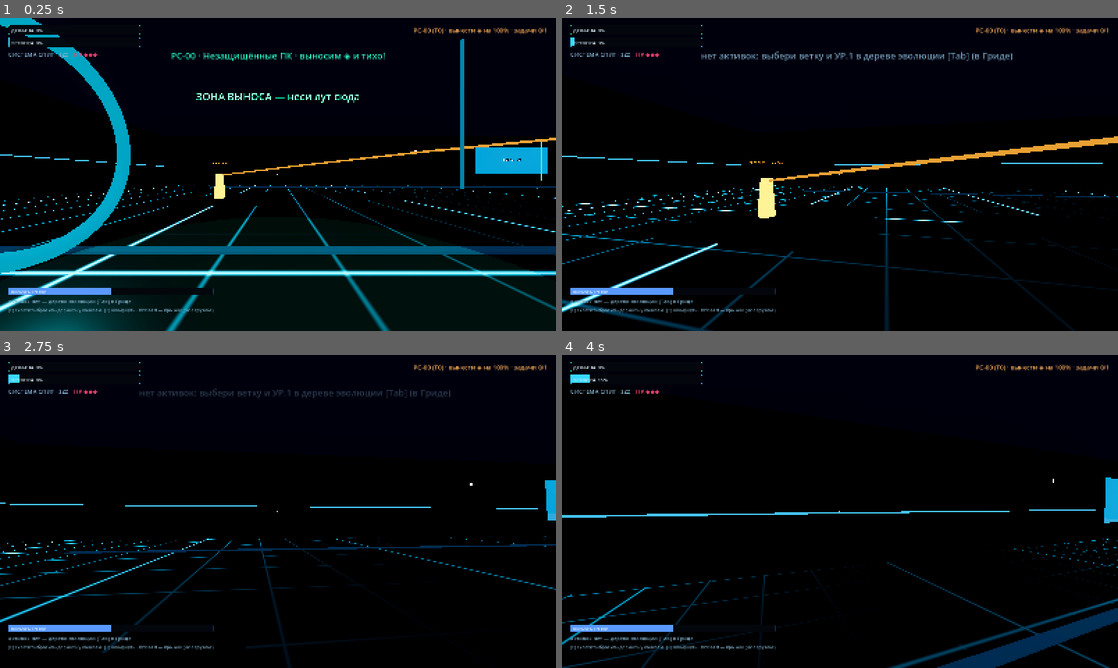
Above: before the commit, frames 1-4 (two rows, left to right).
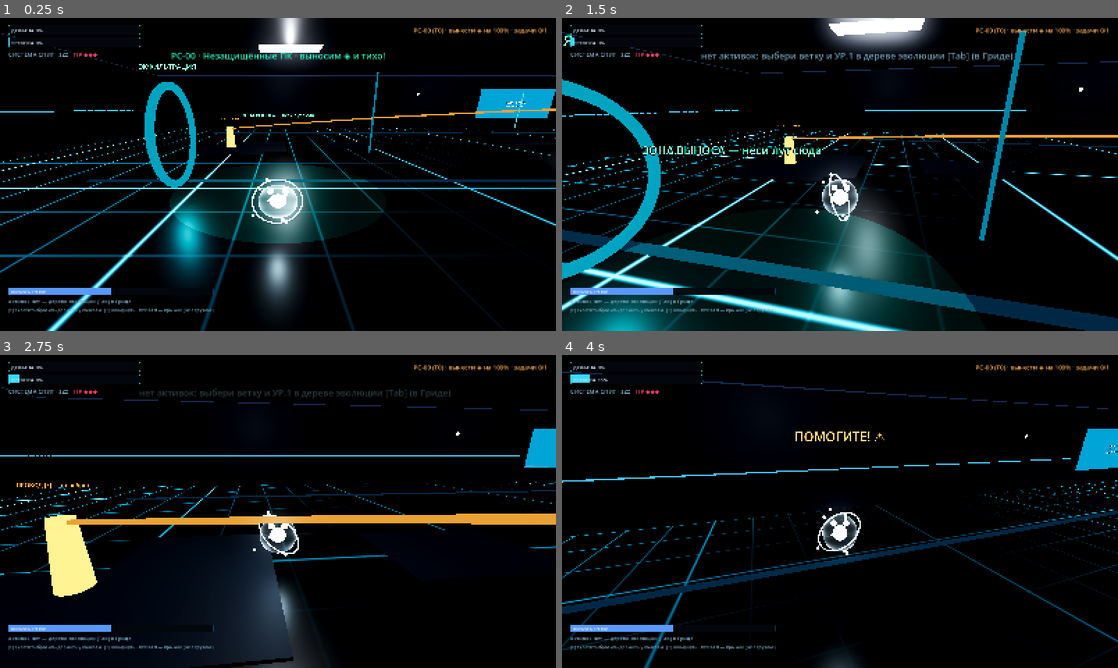
Above: after the commit, the same moments.

Repository: NoBodyyy-dev/VirusGame
Game: Godot game, scene res://scenes/level.tscn
Two runs of this game, one before a commit and one after it. Both use one fixed random seed, a clock stepped at 60 frames per second and the inputs below. This scene is started directly instead of the project's main scene.
Inputs (mouse positions are in pixels of both pictures, inside the frame that each line leads up to):
- Up to frame 1 (0.25 s): no input
- Up to frame 2 (1.5 s): move the mouse to (867, 174) at 0.52 s; hold Q (ability) 0.53-1.28 s; hold W (move_forward) from 0.53 s (still down); click (867, 174) at 0.67 s; tap Space (jump) at 0.77 s; move the mouse to (812, 174) at 1.27 s; tap X (ability_2) at 1.35 s; click (812, 174) at 1.42 s
- Up to frame 3 (2.75 s): keep holding W (move_forward); tap Space (jump) at 1.52 s; move the mouse to (289, 505) at 2.02 s; hold C (ability_3) from 2.03 s (still down); click (289, 505) at 2.17 s
- Up to frame 4 (4 s): keep holding W (move_forward); move the mouse to (834, 517) at 2.77 s; release C (ability_3) at 2.78 s; tap 1 (emote_1) at 2.85 s; click (834, 517) at 2.92 s; tap Space (jump) at 3.02, 3.77 s; move the mouse to (878, 514) at 3.52 s; tap 2 (emote_2) at 3.6 s; click (878, 514) at 3.67 s

The runs differ from the first frame. In frame 1, 30% of the frame differs, in the area x 0-100%, y 0-100%; in frame 2, 28%; in frame 3, 16%; in frame 4, 10%.

Commit message:
Возврат 3-го лица, светлее графика, робот-охотник на колёсах
- Камера снова от третьего лица (SpringArm за спиной), свой скин/морф/баг видны
- Уровни: потолок со световыми панелями и лампами, SSAO, тени от солнца,
  светлее материалы и пол — «гаражный» свет в духе RV There Yet
- Грид: процедурное небо, SSAO, солнце с тенями, светлее корпуса
- Робот полностью переделан: шасси на 4 крутящихся колёсах с дисками,
  полосы опасности, башня с пусковой трубой крюка, купол-голова с линзой,
  антенна с мигающим маячком; крюк — трёхпалая клешня с натянутым тросом
- Пересобран VirusGame.zip

Co-Authored-By: Claude Fable 5 <noreply@anthropic.com>

Diff:
--- a/project/scripts/grid_world.gd
+++ b/project/scripts/grid_world.gd
@@ -99,29 +99,40 @@
 
 func _build_environment() -> void:
 	env = Environment.new()
-	env.background_mode = Environment.BG_COLOR
-	env.background_color = Color(0.006, 0.011, 0.024)
-	env.ambient_light_source = Environment.AMBIENT_SOURCE_COLOR
-	env.ambient_light_color = Color(0.06, 0.1, 0.16)
-	env.ambient_light_energy = 1.2
+	# процедурное небо и мягкий объёмный свет — живее и реалистичнее
+	var sky_mat: = ProceduralSkyMaterial.new()
+	sky_mat.sky_top_color = Color(0.07, 0.1, 0.2)
+	sky_mat.sky_horizon_color = Color(0.18, 0.24, 0.36)
+	sky_mat.ground_bottom_color = Color(0.02, 0.03, 0.05)
+	sky_mat.ground_horizon_color = Color(0.12, 0.16, 0.25)
+	sky_mat.sun_angle_max = 30.0
+	var sky: = Sky.new()
+	sky.sky_material = sky_mat
+	env.background_mode = Environment.BG_SKY
+	env.sky = sky
+	env.ambient_light_source = Environment.AMBIENT_SOURCE_SKY
+	env.ambient_light_energy = 1.6
 	env.tonemap_mode = Environment.TONE_MAPPER_ACES
+	env.ssao_enabled = true
+	env.ssao_intensity = 1.4
 	env.glow_enabled = true
-	env.glow_intensity = 0.95
-	env.glow_bloom = 0.15
-	env.glow_hdr_threshold = 0.85
+	env.glow_intensity = 0.7
+	env.glow_bloom = 0.1
+	env.glow_hdr_threshold = 1.0
 	env.glow_blend_mode = Environment.GLOW_BLEND_MODE_SCREEN
 	env.fog_enabled = true
-	env.fog_light_color = Color(0.03, 0.08, 0.13)
-	env.fog_density = 0.005
+	env.fog_light_color = Color(0.08, 0.12, 0.2)
+	env.fog_density = 0.0035
 	env.fog_sky_affect = 0.0
 	var we: = WorldEnvironment.new()
 	we.environment = env
 	add_child(we)
 
 	var sun: = DirectionalLight3D.new()
-	sun.rotation_degrees = Vector3(-58, 40, 0)
-	sun.light_color = Color(0.45, 0.62, 0.85)
-	sun.light_energy = 0.2
+	sun.rotation_degrees = Vector3(-50, 40, 0)
+	sun.light_color = Color(0.92, 0.88, 0.8)
+	sun.light_energy = 0.55
+	sun.shadow_enabled = true
 	add_child(sun)
 
 func _neon(c: Color, e: = 1.8) -> StandardMaterial3D:
@@ -134,9 +145,9 @@
 
 func _dark(metal: = 0.5) -> StandardMaterial3D:
 	var m: = StandardMaterial3D.new()
-	m.albedo_color = Color(0.03, 0.045, 0.07)
+	m.albedo_color = Color(0.12, 0.14, 0.18)
 	m.metallic = metal
-	m.roughness = 0.4
+	m.roughness = 0.45
 	return m
 
 func _mesh_box(size: Vector3, mat: Material, pos: Vector3, parent: Node3D = self) -> MeshInstance3D:
--- a/project/scripts/hud.gd
+++ b/project/scripts/hud.gd
@@ -96,14 +96,6 @@
 	evac_label.visible = false
 	add_child(evac_label)
 
-	# прицел для вида от первого лица
-	var cross: = ColorRect.new()
-	cross.color = Color(0.85, 0.98, 1.0, 0.75)
-	cross.size = Vector2(4, 4)
-	cross.position = Vector2(798, 448)
-	cross.mouse_filter = Control.MOUSE_FILTER_IGNORE
-	add_child(cross)
-
 	GameState.hp_changed.connect(_on_hp)
 
 func _on_hp(v: int) -> void:
--- a/project/scripts/level.gd
+++ b/project/scripts/level.gd
@@ -136,34 +136,39 @@
 # ── окружение ───────────────────────────────────────────────
 
 func _build_environment() -> void:
+	## светлый «гаражный» свет в духе RV There Yet: мягкий ambient,
+	## SSAO для объёма, тёплое солнце с тенями, лёгкий туман
 	env = Environment.new()
 	env.background_mode = Environment.BG_COLOR
-	env.background_color = Color(0.008, 0.014, 0.028)
+	env.background_color = Color(0.035, 0.05, 0.075)
 	env.ambient_light_source = Environment.AMBIENT_SOURCE_COLOR
-	env.ambient_light_color = Color(0.07, 0.12, 0.18)
-	env.ambient_light_energy = 1.3
+	env.ambient_light_color = Color(0.38, 0.44, 0.54)
+	env.ambient_light_energy = 1.5
 	env.tonemap_mode = Environment.TONE_MAPPER_ACES
+	env.ssao_enabled = true
+	env.ssao_intensity = 1.6
+	env.ssao_radius = 1.6
 	env.glow_enabled = true
-	env.glow_intensity = 0.9
-	env.glow_bloom = 0.12
-	env.glow_hdr_threshold = 0.9
+	env.glow_intensity = 0.7
+	env.glow_bloom = 0.08
+	env.glow_hdr_threshold = 1.0
 	env.glow_blend_mode = Environment.GLOW_BLEND_MODE_SCREEN
 	env.volumetric_fog_enabled = true
-	env.volumetric_fog_density = 0.022
+	env.volumetric_fog_density = 0.008
 	_fog_base = Color(0.55, 0.25, 0.3) if is_boss else [
 		Color(0.35, 0.65, 0.8), Color(0.7, 0.55, 0.3), Color(0.45, 0.3, 0.75), Color(0.7, 0.3, 0.45),
 	][GameState.node_config.get("difficulty", 0)]
 	env.volumetric_fog_albedo = _fog_base
-	env.volumetric_fog_emission = Color(0.01, 0.03, 0.05)
-	env.volumetric_fog_emission_energy = 0.35
+	env.volumetric_fog_emission = Color(0.015, 0.035, 0.055)
+	env.volumetric_fog_emission_energy = 0.4
 	var we: = WorldEnvironment.new()
 	we.environment = env
 	add_child(we)
 
 	var sun: = DirectionalLight3D.new()
-	sun.rotation_degrees = Vector3(-55, 35, 0)
-	sun.light_color = Color(0.5, 0.7, 0.9)
-	sun.light_energy = 0.22
+	sun.rotation_degrees = Vector3(-52, 32, 0)
+	sun.light_color = Color(0.95, 0.9, 0.82)
+	sun.light_energy = 0.55
 	sun.shadow_enabled = true
 	add_child(sun)
 
@@ -177,9 +182,16 @@
 
 func _dark_mat() -> StandardMaterial3D:
 	var m: = StandardMaterial3D.new()
-	m.albedo_color = Color(0.06, 0.085, 0.125)
-	m.metallic = 0.55
-	m.roughness = 0.35
+	m.albedo_color = Color(0.13, 0.155, 0.19)
+	m.metallic = 0.5
+	m.roughness = 0.45
+	return m
+
+func _metal_mat(c: Color, rough: = 0.35) -> StandardMaterial3D:
+	var m: = StandardMaterial3D.new()
+	m.albedo_color = c
+	m.metallic = 0.85
+	m.roughness = rough
 	return m
 
 func _box(size: Vector3, mat: Material, pos: Vector3, parent: Node = self) -> MeshInstance3D:
@@ -240,7 +252,8 @@
 
 	# новый пол: панели-плиты и напольные кабель-каналы
 	var panel_mat: = _dark_mat()
-	panel_mat.albedo_color = Color(0.045, 0.065, 0.1)
+	panel_mat.albedo_color = Color(0.16, 0.185, 0.22)
+	panel_mat.roughness = 0.6
 	for i in 18:
 		var p: = Vector3(rng.randf_range(-hall.x * 0.5 + 5.0, hall.x * 0.5 - 5.0), 0.03, rng.randf_range(-hall.y * 0.5 + 5.0, hall.y * 0.5 - 5.0))
 		_box(Vector3(rng.randf_range(3.0, 5.0), 0.06, rng.randf_range(3.0, 5.0)), panel_mat, p)
@@ -266,6 +279,31 @@
 		var trim_pos: Vector3 = side["pos"]
 		trim_pos.y = 2.6
 		_box(trim_size * Vector3(1.0, 1.0, 1.02), trim_mat, trim_pos)
+
+	# потолок с рядами световых панелей — «коробка» и много света
+	var ceil_mat: = _dark_mat()
+	ceil_mat.albedo_color = Color(0.1, 0.115, 0.14)
+	_box(Vector3(hall.x, 0.35, hall.y), ceil_mat, Vector3(0, 7.3, 0))
+	var lamp_mat: = StandardMaterial3D.new()
+	lamp_mat.albedo_color = Color(0.9, 0.93, 1.0)
+	lamp_mat.emission_enabled = true
+	lamp_mat.emission = Color(0.92, 0.95, 1.0)
+	lamp_mat.emission_energy_multiplier = 2.4
+	var cols_n: = 3
+	var rows_n: = 2
+	for gx in cols_n:
+		for gz in rows_n:
+			var lp: = Vector3(
+				(float(gx) - float(cols_n - 1) * 0.5) * hall.x * 0.3,
+				7.05,
+				(float(gz) - float(rows_n - 1) * 0.5) * hall.y * 0.42)
+			_box(Vector3(4.6, 0.12, 1.7), lamp_mat, lp)
+			var ol: = OmniLight3D.new()
+			ol.light_color = Color(0.92, 0.95, 1.0)
+			ol.light_energy = 1.5
+			ol.omni_range = 20.0
+			ol.position = lp + Vector3(0, -0.6, 0)
+			add_child(ol)
 
 	# декоративные «свечки» неона
 	for i in 14:
@@ -740,26 +778,27 @@
 	root.position = pos
 	add_child(root)
 	if type == "ROBOT":
-		var body: = _box(Vector3(1.6, 2.2, 1.6), _dark_mat(), Vector3(0, 1.1, 0), root)
-		body.material_override = _dark_mat()
-		_box(Vector3(1.7, 0.25, 1.7), _neon_mat(Color(1.0, 0.15, 0.2), 2.2), Vector3(0, 1.9, 0), root)
-		var eye: = MeshInstance3D.new()
-		var sm: = SphereMesh.new()
-		sm.radius = 0.3
-		sm.height = 0.6
-		eye.mesh = sm
-		eye.material_override = _neon_mat(Color(1.0, 0.2, 0.2), 4.0)
-		eye.position = Vector3(0, 1.7, -0.75)
-		root.add_child(eye)
-		var rl: = OmniLight3D.new()
-		rl.light_color = Color(1.0, 0.2, 0.2)
-		rl.light_energy = 2.0
-		rl.omni_range = 8.0
-		rl.position.y = 2.2
-		root.add_child(rl)
+		_build_robot_visual(root)
 	elif type == "HOOK":
-		var hook: = _cone_mesh(0.22, 0.7, _neon_mat(Color(1.0, 0.5, 0.2), 2.5), Vector3(0, 0, 0), root)
-		hook.rotation.x = deg_to_rad(90.0)
+		# трёхпалая клешня-захват
+		var claw_mat: = _metal_mat(Color(0.75, 0.5, 0.25), 0.3)
+		var hub: = MeshInstance3D.new()
+		var hsm: = SphereMesh.new()
+		hsm.radius = 0.16
+		hsm.height = 0.32
+		hub.mesh = hsm
+		hub.material_override = claw_mat
+		root.add_child(hub)
+		for i in 3:
+			var ang: = TAU * float(i) / 3.0
+			var prong: = _cone_mesh(0.07, 0.42, claw_mat, Vector3(cos(ang) * 0.16, sin(ang) * 0.16, -0.18), root)
+			prong.rotation.x = deg_to_rad(115.0)
+			prong.rotation.z = ang
+		var hl: = OmniLight3D.new()
+		hl.light_color = Color(1.0, 0.55, 0.2)
+		hl.light_energy = 1.0
+		hl.omni_range = 3.5
+		root.add_child(hl)
 	else:
 		var info: Dictionary = GameState.TRAPS.get(type, {"color": Color(1, 0.3, 0.3)})
 		var c: Color = info["color"]
@@ -806,6 +845,150 @@
 		root.add_child(tl)
 	return root
 
+func _build_robot_visual(root: Node3D) -> void:
+	## робот-охотник НА КОЛЁСАХ: шасси, башня с пусковой трубой крюка,
+	## купол-голова с линзой, антенна с мигающим маячком, полосы опасности
+	var body_mat: = _metal_mat(Color(0.58, 0.62, 0.68), 0.35)
+	var dark: = _metal_mat(Color(0.16, 0.17, 0.2), 0.5)
+	var hazard_y: = _neon_mat(Color(0.95, 0.75, 0.15), 1.0)
+	var hazard_b: = _metal_mat(Color(0.08, 0.08, 0.09), 0.6)
+
+	# шасси с бампером
+	_box(Vector3(1.9, 0.55, 2.5), body_mat, Vector3(0, 0.72, 0), root)
+	_box(Vector3(1.6, 0.3, 2.2), dark, Vector3(0, 1.06, 0), root)
+	# полосы опасности на переднем и заднем бампере
+	for zz in [-1.28, 1.28]:
+		for k in 4:
+			var seg_mat: Material = hazard_y if k % 2 == 0 else hazard_b
+			_box(Vector3(0.45, 0.32, 0.06), seg_mat, Vector3(-0.68 + float(k) * 0.45, 0.72, zz), root)
+	# 4 колеса с дисками
+	var wheels: Array = []
+	var tire_mat: = _metal_mat(Color(0.07, 0.07, 0.08), 0.85)
+	for sx in [-1.0, 1.0]:
+		for sz in [-0.85, 0.85]:
+			var wheel: = MeshInstance3D.new()
+			var wm: = CylinderMesh.new()
+			wm.top_radius = 0.42
+			wm.bottom_radius = 0.42
+			wm.height = 0.32
+			wheel.mesh = wm
+			wheel.material_override = tire_mat
+			wheel.rotation.z = deg_to_rad(90.0)
+			wheel.position = Vector3(sx * 1.02, 0.42, sz)
+			root.add_child(wheel)
+			var hubcap: = MeshInstance3D.new()
+			var hm: = CylinderMesh.new()
+			hm.top_radius = 0.2
+			hm.bottom_radius = 0.2
+			hm.height = 0.34
+			hubcap.mesh = hm
+			hubcap.material_override = _neon_mat(Color(1.0, 0.3, 0.25), 1.2)
+			wheel.add_child(hubcap)
+			wheels.append(wheel)
+	root.set_meta("wheels", wheels)
+	# башня-торс
+	_box(Vector3(1.35, 1.0, 1.1), body_mat, Vector3(0, 1.75, 0), root)
+	_box(Vector3(1.42, 0.14, 1.16), dark, Vector3(0, 2.28, 0), root)
+	# пусковая труба крюка на правом плече
+	var tube: = MeshInstance3D.new()
+	var tm: = CylinderMesh.new()
+	tm.top_radius = 0.17
+	tm.bottom_radius = 0.2
+	tm.height = 1.0
+	tube.mesh = tm
+	tube.material_override = dark
+	tube.rotation.x = deg_to_rad(90.0)
+	tube.position = Vector3(0.62, 2.05, -0.35)
+	root.add_child(tube)
+	_box(Vector3(0.3, 0.3, 0.3), body_mat, Vector3(0.62, 2.05, 0.35), root)
+	# кабели по левому борту
+	for k in 3:
+		_box(Vector3(0.06, 0.85, 0.06), _metal_mat(Color(0.12, 0.12, 0.14), 0.4), Vector3(-0.72, 1.75, -0.25 + float(k) * 0.25), root)
+	# голова-купол с линзой
+	var dome: = MeshInstance3D.new()
+	var dm: = SphereMesh.new()
+	dm.radius = 0.4
+	dm.height = 0.62
+	dome.mesh = dm
+	dome.material_override = body_mat
+	dome.position = Vector3(0, 2.55, 0)
+	root.add_child(dome)
+	var lens: = MeshInstance3D.new()
+	var lm: = SphereMesh.new()
+	lm.radius = 0.15
+	lm.height = 0.3
+	lens.mesh = lm
+	lens.material_override = _neon_mat(Color(1.0, 0.2, 0.2), 4.0)
+	lens.position = Vector3(0, 2.58, -0.34)
+	root.add_child(lens)
+	_box(Vector3(0.7, 0.1, 0.2), dark, Vector3(0, 2.75, -0.22), root)
+	# антенна с маячком
+	_box(Vector3(0.04, 0.55, 0.04), dark, Vector3(-0.35, 2.95, 0.2), root)
+	var beacon: = MeshInstance3D.new()
+	var bm2: = SphereMesh.new()
+	bm2.radius = 0.1
+	bm2.height = 0.2
+	beacon.mesh = bm2
+	var beacon_mat: = _neon_mat(Color(1.0, 0.45, 0.1), 2.0)
+	beacon.material_override = beacon_mat
+	beacon.position = Vector3(-0.35, 3.28, 0.2)
+	root.add_child(beacon)
+	root.set_meta("beacon_mat", beacon_mat)
+	# красная подсветка угрозы
+	var rl: = OmniLight3D.new()
+	rl.light_color = Color(1.0, 0.25, 0.2)
+	rl.light_energy = 1.6
+	rl.omni_range = 9.0
+	rl.position.y = 2.6
+	root.add_child(rl)
+
+func _units_visual_tick(delta: float) -> void:
+	## каждый пир: колёса крутятся, маячок мигает, трос крюка тянется к роботу
+	var t: = Time.get_ticks_msec() / 1000.0
+	var robot_node: Node3D = null
+	for uid in sys_units:
+		var u: Dictionary = sys_units[uid]
+		if u["type"] == "ROBOT" and is_instance_valid(u["node"]):
+			robot_node = u["node"]
+			break
+	for uid in sys_units:
+		var u: Dictionary = sys_units[uid]
+		var node: Node3D = u["node"]
+		if not is_instance_valid(node):
+			continue
+		match u["type"]:
+			"ROBOT":
+				var last: Vector3 = u.get("last_pos", node.global_position)
+				var moved: = (node.global_position - last).length()
+				u["last_pos"] = node.global_position
+				var spin: = moved / 0.42
+				for w in node.get_meta("wheels", []):
+					if is_instance_valid(w):
+						w.rotate_object_local(Vector3.UP, spin)
+				var bmat: StandardMaterial3D = node.get_meta("beacon_mat", null)
+				if bmat != null:
+					bmat.emission_energy_multiplier = 1.2 + 3.0 * maxf(sin(t * 7.0), 0.0)
+			"HOOK":
+				node.rotate_z(delta * 4.0)
+				var cable: MeshInstance3D = u.get("cable", null)
+				if cable == null or not is_instance_valid(cable):
+					cable = MeshInstance3D.new()
+					var cbm: = BoxMesh.new()
+					cbm.size = Vector3(0.05, 0.05, 1.0)
+					cable.mesh = cbm
+					cable.material_override = _metal_mat(Color(0.35, 0.28, 0.18), 0.5)
+					add_child(cable)
+					u["cable"] = cable
+				var anchor: Vector3 = u["origin"]
+				if robot_node != null:
+					anchor = robot_node.global_position + Vector3(0.62, 2.05, 0)
+				var from: = node.global_position
+				var dist: = from.distance_to(anchor)
+				if dist > 0.3:
+					cable.global_position = (from + anchor) * 0.5
+					cable.look_at_from_position(cable.global_position, anchor, Vector3.UP)
+					cable.scale = Vector3(1, 1, dist)
+
 func _cone_mesh(bottom: float, height: float, mat: Material, pos: Vector3, parent: Node3D) -> MeshInstance3D:
 	var mi: = MeshInstance3D.new()
 	var cm: = CylinderMesh.new()
@@ -828,8 +1011,12 @@
 
 func _despawn_unit(uid: int) -> void:
 	var u: Dictionary = sys_units.get(uid, {})
-	if not u.is_empty() and is_instance_valid(u["node"]):
-		u["node"].queue_free()
+	if not u.is_empty():
+		if is_instance_valid(u["node"]):
+			u["node"].queue_free()
+		var cable: MeshInstance3D = u.get("cable", null)
+		if cable != null and is_instance_valid(cable):
+			cable.queue_free()
 	sys_units.erase(uid)
 	if Net.active:
 		Net.send_enemy_gone(uid)
@@ -1124,8 +1311,12 @@
 	if Net.is_server():
 		return
 	var u: Dictionary = sys_units.get(id, {})
-	if not u.is_empty() and is_instance_valid(u["node"]):
-		u["node"].queue_free()
+	if not u.is_empty():
+		if is_instance_valid(u["node"]):
+			u["node"].queue_free()
+		var cable: MeshInstance3D = u.get("cable", null)
+		if cable != null and is_instance_valid(cable):
+			cable.queue_free()
 	sys_units.erase(id)
 
 func apply_enemy_effect(kind: String, arg: float, pos: Vector3) -> void:
@@ -1950,6 +2141,7 @@
 	_apply_my_carry()
 	_phase_fx_tick(delta)
 	_cams_tick(delta)
+	_units_visual_tick(delta)
 	_screen_t -= delta
 	if _screen_t <= 0.0:
 		_screen_t = 0.25
--- a/project/scripts/player.gd
+++ b/project/scripts/player.gd
@@ -1,7 +1,7 @@
 class_name VirusPlayer
 extends CharacterBody3D
 
-## Контроллер штамма ОТ ПЕРВОГО ЛИЦА: инерция, прыжок с койот-таймом,
+## Контроллер штамма ОТ ТРЕТЬЕГО ЛИЦА: инерция, прыжок с койот-таймом,
 ## спринт с FOV, переноска лута, стан, режим «бага», морф трояна,
 ## эффекты ловушек системы (клетка/замедление).
 
@@ -28,6 +28,7 @@
 var morphed: = false        # троян прикинулся ящиком
 
 var yaw_pivot: Node3D
+var spring: SpringArm3D
 var camera: Camera3D
 var model: VirusModel
 var _bug_model: Node3D
@@ -35,7 +36,7 @@
 var _coyote: = 0.0
 var _jump_buffer: = 0.0
 var _was_on_floor: = true
-var _base_fov: = 75.0
+var _base_fov: = 68.0
 var _shake: = 0.0
 var _net_timer: = 0.0
 var _stun_t: = 0.0
@@ -67,7 +68,6 @@
 
 	var cls_color: Color = GameState.class_info()["color"]
 	model = VirusModel.create(GameState.display_class(), cls_color, GameState.virus_level, GameState.display_secondary())
-	model.visible = false # от первого лица своё тело не видно (другие видят аватар)
 	add_child(model)
 
 	var light: = OmniLight3D.new()
@@ -78,15 +78,20 @@
 	add_child(light)
 
 func _build_camera() -> void:
-	# от первого лица: камера в «голове» штамма
+	# третье лицо: камера на пружинной штанге за спиной штамма
 	yaw_pivot = Node3D.new()
-	yaw_pivot.position.y = 1.55
+	yaw_pivot.position.y = 1.5
 	add_child(yaw_pivot)
+	spring = SpringArm3D.new()
+	spring.spring_length = 5.2
+	spring.margin = 0.3
+	spring.rotation.x = deg_to_rad(-16.0)
+	spring.add_excluded_object(get_rid())
+	yaw_pivot.add_child(spring)
 	camera = Camera3D.new()
 	camera.fov = _base_fov
-	camera.near = 0.08
 	camera.current = true
-	yaw_pivot.add_child(camera)
+	spring.add_child(camera)
 
 func locked() -> bool:
 	return Time.get_ticks_msec() / 1000.0 < locked_until
@@ -94,7 +99,7 @@
 func _unhandled_input(event: InputEvent) -> void:
 	if event is InputEventMouseMotion and Input.mouse_mode == Input.MOUSE_MODE_CAPTURED:
 		yaw_pivot.rotate_y(-event.relative.x * MOUSE_SENS)
-		camera.rotation.x = clampf(camera.rotation.x - event.relative.y * MOUSE_SENS, deg_to_rad(-82.0), deg_to_rad(82.0))
+		spring.rotation.x = clampf(spring.rotation.x - event.relative.y * MOUSE_SENS, deg_to_rad(-65.0), deg_to_rad(18.0))
 
 func shake(power: = 0.35) -> void:
 	_shake = maxf(_shake, power)
@@ -260,17 +265,32 @@
 	carrying = false
 	carry_factor = 1.0
 	morphed = false
+	if model:
+		model.visible = not on
 	if on:
-		# от первого лица своя тушка не видна — только писк и HUD
+		if _bug_model == null:
+			_bug_model = VirusModel.create_bug(GameState.class_info()["color"])
+			add_child(_bug_model)
+		_bug_model.visible = true
 		Sfx.play("trap", -2.0, 1.6)
 	else:
+		if _bug_model != null:
+			_bug_model.visible = false
 		Sfx.play("ability", -2.0, 1.3)
 
 # ── морф трояна ─────────────────────────────────────────────
 
 func set_morph(on: bool) -> void:
-	## от первого лица ящик видят только другие (через аватар)
 	morphed = on
+	if model:
+		model.visible = not on
+	if on:
+		if _crate_model == null:
+			_crate_model = VirusModel.create_crate()
+			add_child(_crate_model)
+		_crate_model.visible = true
+	elif _crate_model != null:
+		_crate_model.visible = false
 
 func _unmorph_if_needed() -> void:
 	if morphed:
Not shown, changed: VirusGame.zip
